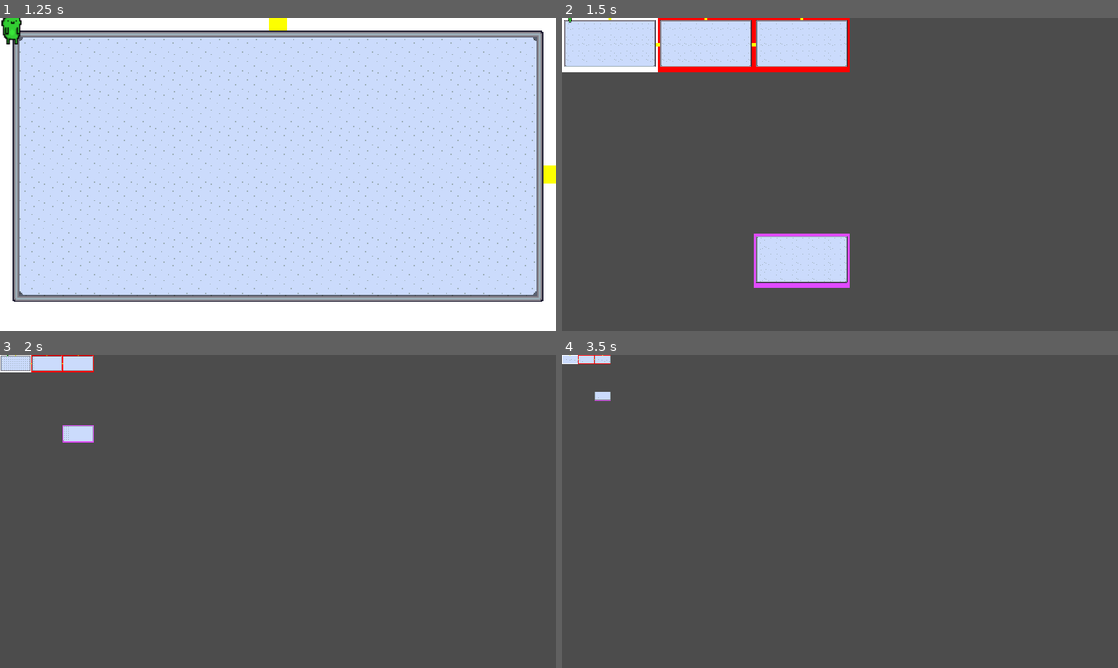
Above: before the commit, frames 1-4 (two rows, left to right).
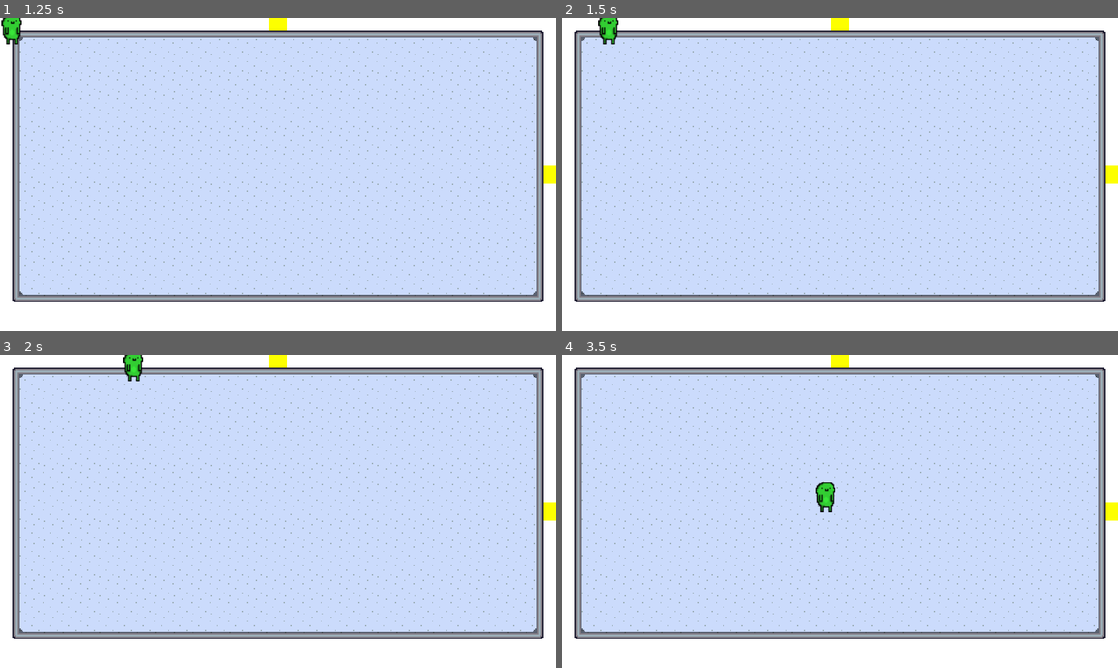
Above: after the commit, the same moments.

Repository: bugfi5h/GodotWildJamX
Game: Godot game, scene res://ui/MainMenue.tscn
Same seed, same stepped clock (60 frames per second), same inputs: the game is played once before the commit and once after it.
Inputs (mouse positions are in pixels of both pictures, inside the frame that each line leads up to):
- Up to frame 1 (1.25 s): click (505, 80) at 0.5 s
- Up to frame 2 (1.5 s): hold Right (ui_right) from 1.28 s (still down); hold Z from 1.28 s (still down)
- Up to frame 3 (2 s): keep holding Right (ui_right); keep holding Z
- Up to frame 4 (3.5 s): release Right (ui_right) at 2.03 s; release Z at 2.03 s; hold Down (ui_down) 2.03-2.78 s; tap U at 2.1 s; hold Right (ui_right) from 2.78 s (still down); hold Z from 2.78 s (still down)

Frame 1 is identical in both runs. In frame 2, 94% of the frame differs, in the area x 0-100%, y 0-100%; in frame 3, 100%; in frame 4, 100%.

Commit message:
Map Generation done?

Diff:
--- a/src/map/MainMap.gd
+++ b/src/map/MainMap.gd
@@ -125,11 +125,11 @@
 			var room = m_room_grid[x][y]
 			if room != null:
 				room.set_doors(_get_neighbours(x,y))
-	#for x in range(m_room_grid.size()):
-	#	for y in range(m_room_grid[x].size()):
-	#		var room = m_room_grid[x][y]
-	#		if room != null:
-	#			room.remove_random_doors()
+	for x in range(m_room_grid.size()):
+		for y in range(m_room_grid[x].size()):
+			var room = m_room_grid[x][y]
+			if room != null:
+				room.remove_random_doors()
 	for x in range(m_room_grid.size()):
 		for y in range(m_room_grid[x].size()):
 			var room = m_room_grid[x][y]
--- a/src/map/MainMap.tscn
+++ b/src/map/MainMap.tscn
@@ -24,4 +24,3 @@
 smoothing_enabled = true
 smoothing_speed = 20.0
 script = ExtResource( 3 )
-debug = true
